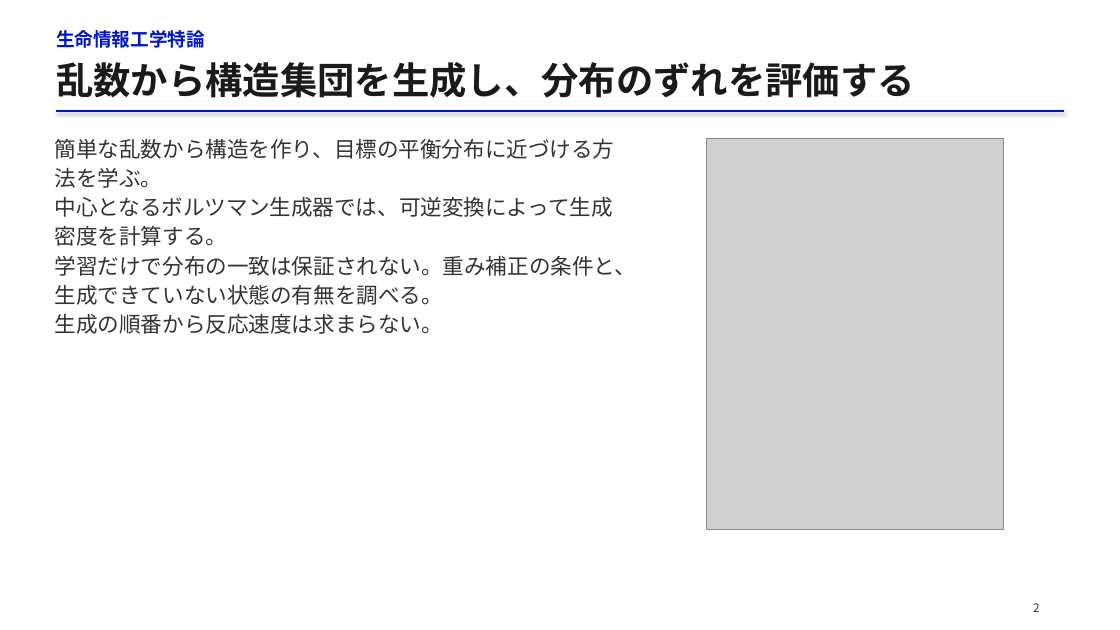
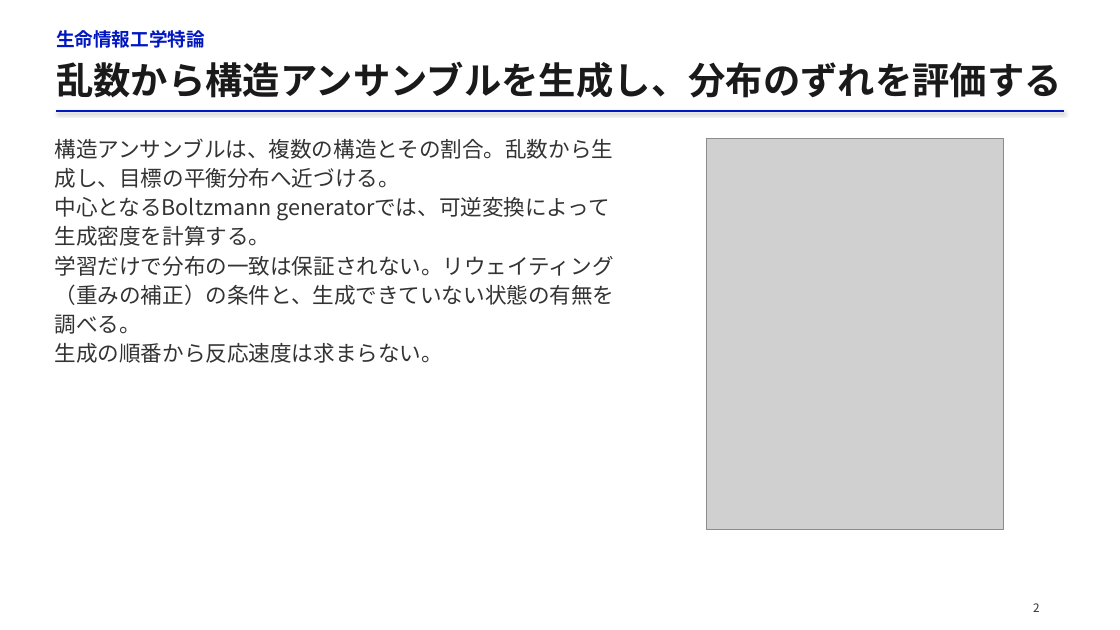
Before and after one commit to matsunagalab/lecture_bioinfo, a slide deck: slide 2 of 13_構造集団を生成するAI/13_構造集団を生成するAI.pptx. Drawn at 1120x630 pixels with LibreOffice and Linux fonts; fonts in the diff are those of the drawing; grey boxes stand for pictures. Boxes give left, top, right and bottom in pixels: in the first picture for what was removed or moved away, otherwise in the second. Text is boxed around its words. In the diff, an @@ line names an element or a change of style, - is before the commit and + after.

```diff
--- a/13_構造集団を生成するAI/13_構造集団を生成するAI.pptx
+++ b/13_構造集団を生成するAI/13_構造集団を生成するAI.pptx
@@ text at [56, 61, 1062, 98]: text changed @@
-乱数から構造集団を生成し、分布のずれを評価する
+乱数から構造アンサンブルを生成し、分布のずれを評価する
@@ text at [55, 138, 615, 334]: text changed @@
-簡単な乱数から構造を作り、目標の平衡分布に近づける方法を学ぶ。
-中心となるボルツマン生成器では、可逆変換によって生成密度を計算する。
-学習だけで分布の一致は保証されない。重み補正の条件と、生成できていない状態の有無を調べる。
+構造アンサンブルは、複数の構造とその割合。乱数から生成し、目標の平衡分布へ近づける。
+中心となるBoltzmann generatorでは、可逆変換によって生成密度を計算する。
+学習だけで分布の一致は保証されない。リウェイティング（重みの補正）の条件と、生成できていない状態の有無を調べる。
```
Also in this commit, not shown: 13 other slides changed, 27 other files.
